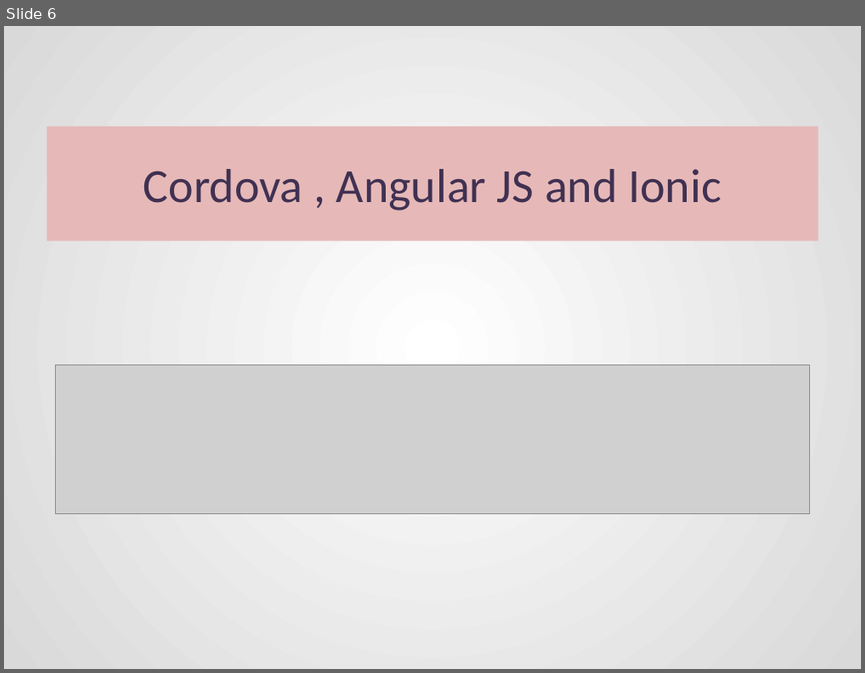
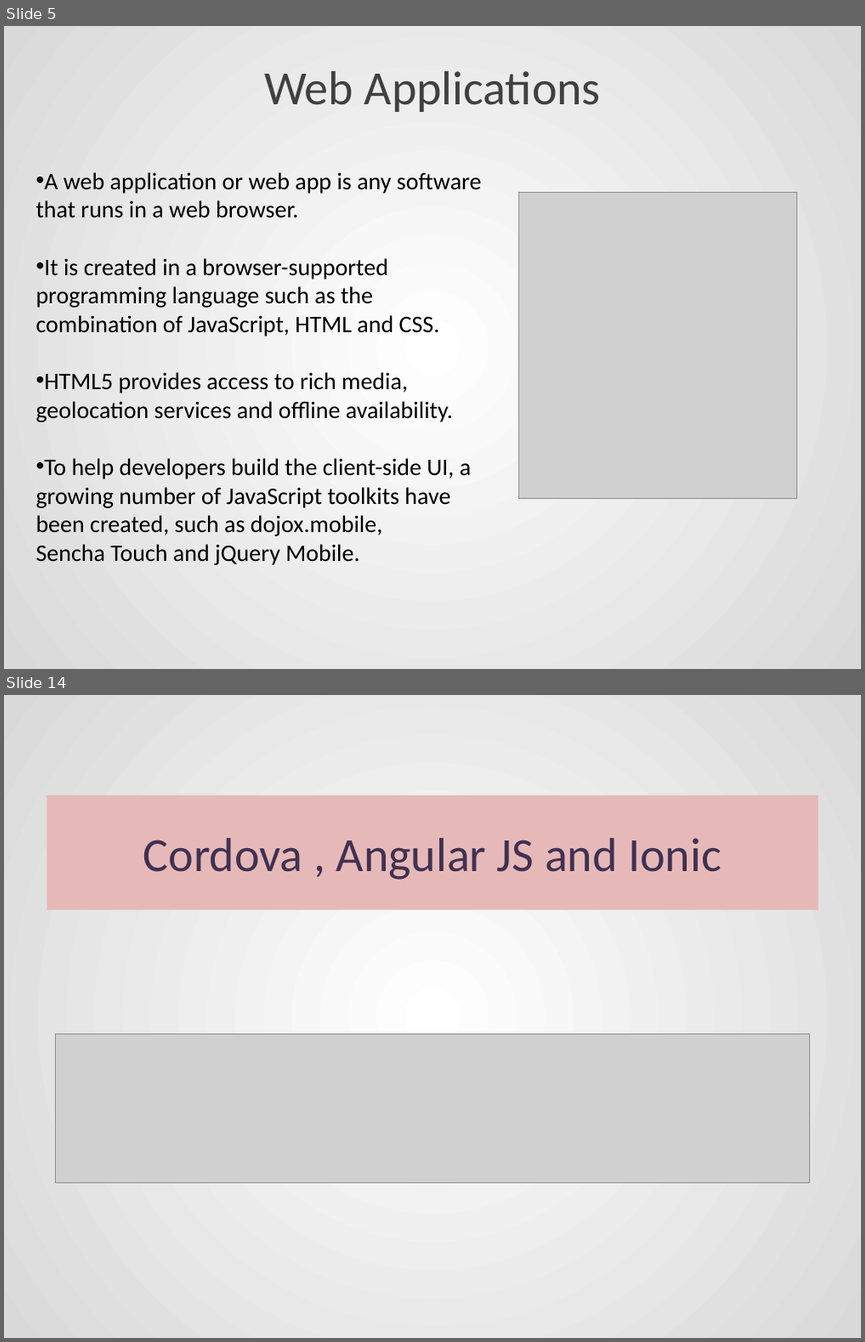
Before and after one commit to sanketrd09/collegepptwork, a slide deck: HybridApp-powerpoint.pptx. Shown one above the other, each under a label of ours: slide 6 before the commit, slides 5 and 14 after it; the slides between them are not shown. The pictures are 865x673 and 865x1342 pixels, drawn with LibreOffice and Linux fonts; fonts in the diff are those of the drawing; grey boxes stand for pictures. Boxes give left, top, right and bottom in pixels: in the first picture for what was removed or moved away, otherwise in the second. Text is boxed around its words. In the diff, an @@ line names an element or a change of style, - is before the commit and + after.

```diff
--- a/HybridApp-powerpoint.pptx
+++ b/HybridApp-powerpoint.pptx
@@ slide 5 added at <box>4,26,861,669</box>, background gradient #FFFFFF to #D9D9D9 @@
@@ title added at <box>264,71,601,112</box>, 40 pt, text #404040 @@
+Web Applications
@@ text added at <box>36,172,482,565</box>, 20 pt, text #000000 @@
+• A web application or web app is any software that runs in a web browser.
+• It is created in a browser-supported programming language such as the combination of JavaScript, HTML and CSS.
+• HTML5 provides access to rich media, geolocation services and offline availability.
+• To help developers build the client-side UI, a
+growing number of JavaScript toolkits have been created, such as dojox.mobile,
+Sencha Touch and jQuery Mobile.
@@ picture added at <box>518,192,796,497</box> @@
@@ what was slide 6 is now slide 14 @@
```
Also in this commit, not shown: 3 slides changed, 7 other slides added, 2 other files.
